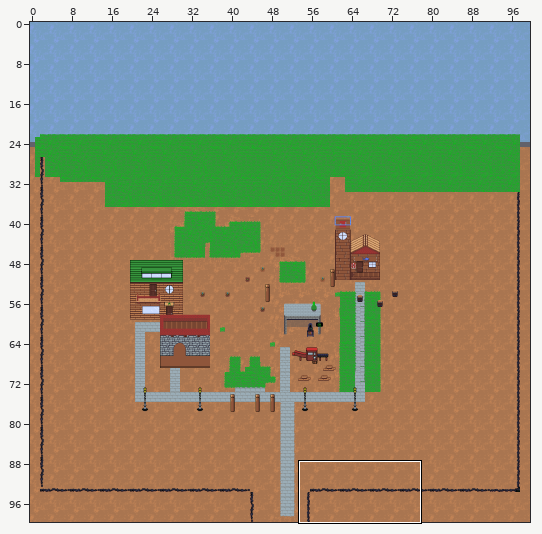
Tiled map: SecretProject/SecretProject/Content/bin/DesktopGL/Map/worldMap.tmx. The first picture is a wide view before the edit; the outline marks the close-up.
Close-up. As it was:
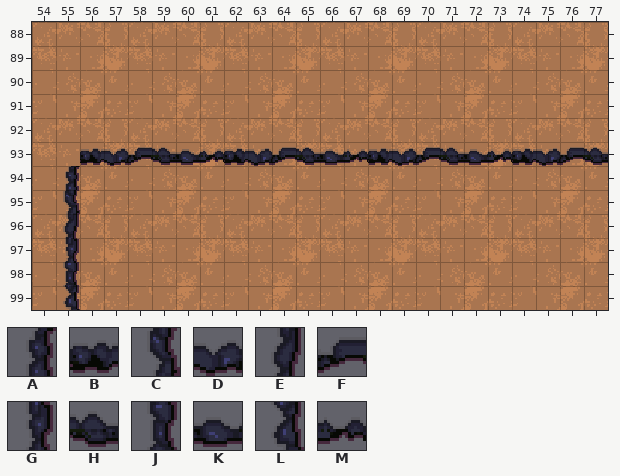
Cells are 16x16 px. Shown: x 54..77, y 88..99. The commit also changed other parts of the map, which this record leaves out.
Key: from "MasterSpriteSheet": A 3853, B 3860 turned 270, C 3953, D 3960 turned 270, E 4053, F 4060 turned 270, G 4153, H 4160 turned 270, J 4253, K 4260 turned 270, L 4353, M 4360 turned 270.
_ is an empty cell.
Layers that did not change in this view are not listed.
Layer "buildings" before, first column x 54:
 88 ________________________
 89 ________________________
 90 ________________________
 91 ________________________
 92 ________________________
 93 __BDFHKMBDFHKMBDFHKMBDFH
 94 _A______________________
 95 _C______________________
 96 _E______________________
 97 _G______________________
 98 _J______________________
 99 _L______________________
After:
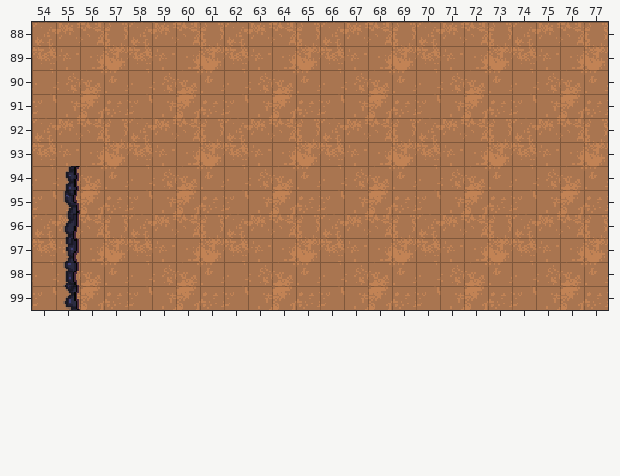
Change:
Layer "buildings":
y 93: x 56..77 BDFHKMBDFHKMBDFHKMBDFH -> ______________________
Changed places in both close-ups, as pixel boxes (x1, y1, x2, y2):
removed: (80, 147, 608, 166)
